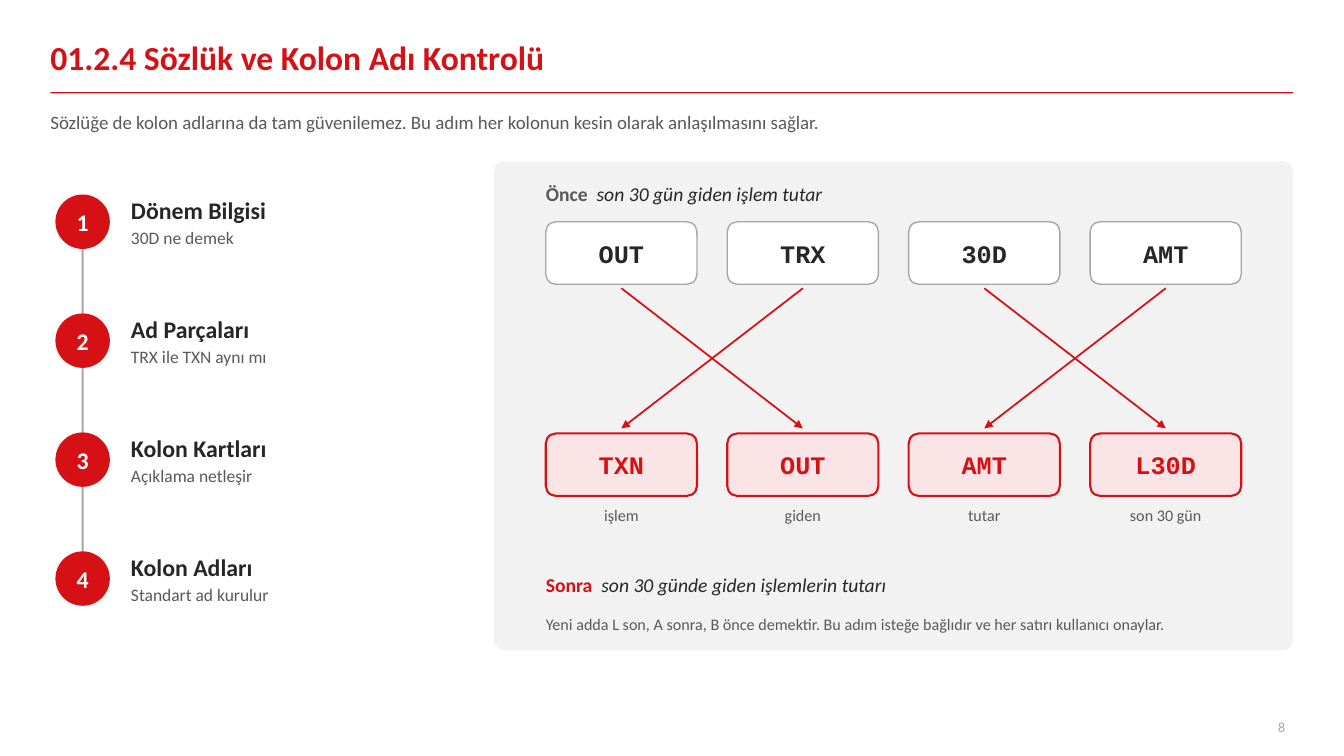
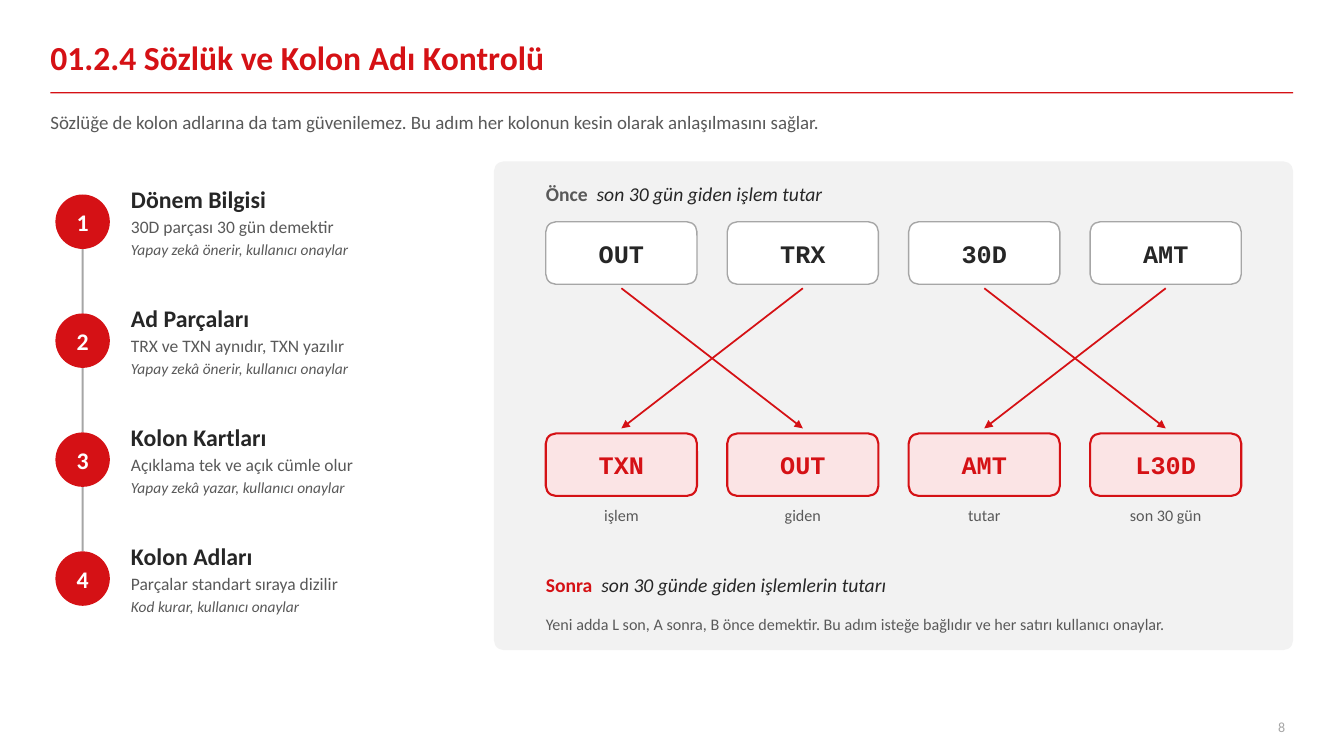
Before and after one commit to canmergen/amp, a slide deck: slide 8 of analitik_modelleme_platformu_GUNCEL/sunum/Platform_Sunum_Sade.pptx. Drawn at 1344x756 pixels with LibreOffice and Linux fonts; fonts in the diff are those of the drawing. Boxes give left, top, right and bottom in pixels: in the first picture for what was removed or moved away, otherwise in the second. Text is boxed around its words. In the diff, an @@ line names an element or a change of style, - is before the commit and + after.

```diff
--- a/analitik_modelleme_platformu_GUNCEL/sunum/Platform_Sunum_Sade.pptx
+++ b/analitik_modelleme_platformu_GUNCEL/sunum/Platform_Sunum_Sade.pptx
@@ text "Dönem Bilgisi": place and size @@
-text "Dönem Bilgisi" at (131, 202, 266, 244)
+text "Dönem Bilgisi" at (131, 191, 348, 258)
@@ text at (131, 221, 348, 258): text changed; size 12.5 to 11 pt; italic on @@
-30D ne demek
+30D parçası 30 gün demektir
+Yapay zekâ önerir, kullanıcı onaylar
@@ text "Ad Parçaları": place and size @@
-text "Ad Parçaları" at (131, 321, 267, 366)
+text "Ad Parçaları" at (131, 310, 348, 377)
@@ text at (131, 340, 348, 377): text changed; size 12.5 to 11 pt; italic on @@
-TRX ile TXN aynı mı
+TRX ve TXN aynıdır, TXN yazılır
+Yapay zekâ önerir, kullanıcı onaylar
@@ text "Kolon Kartları": place and size @@
-text "Kolon Kartları" at (131, 440, 266, 485)
+text "Kolon Kartları" at (131, 429, 352, 496)
@@ text at (131, 459, 352, 496): text changed; size 12.5 to 11 pt; italic on @@
-Açıklama netleşir
+Açıklama tek ve açık cümle olur
+Yapay zekâ yazar, kullanıcı onaylar
@@ text "Kolon Adları": place and size @@
-text "Kolon Adları" at (131, 559, 268, 601)
+text "Kolon Adları" at (131, 548, 338, 615)
@@ text at (131, 578, 338, 615): text changed @@
-Standart ad kurulur
+Parçalar standart sıraya dizilir
+Kod kurar, kullanıcı onaylar
```
Also in this commit, not shown: 12 other slides changed, 1 other file.
